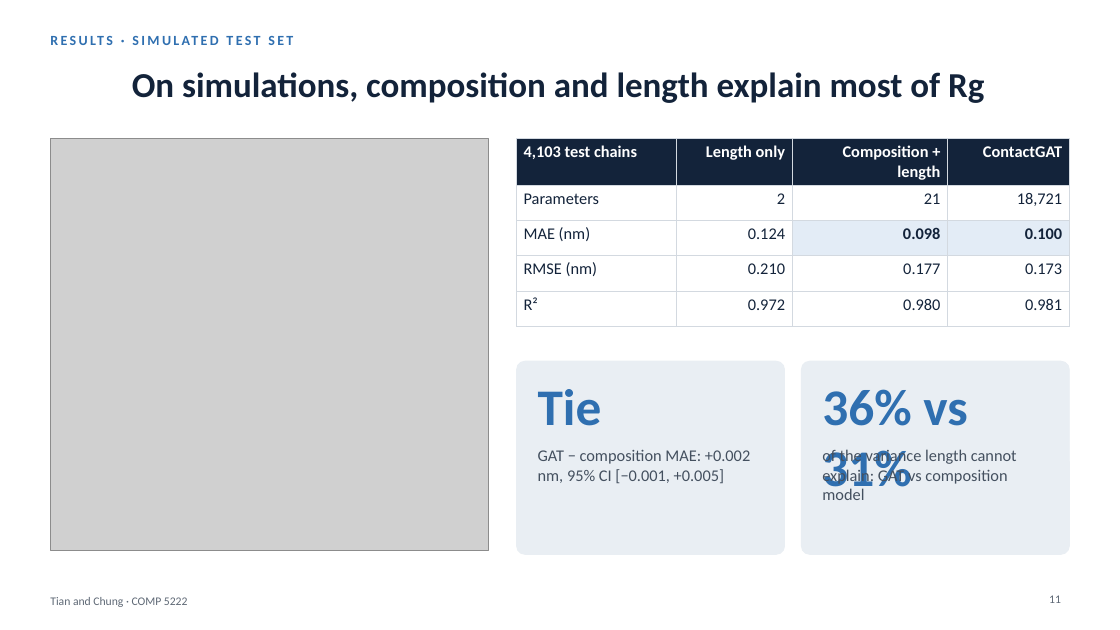
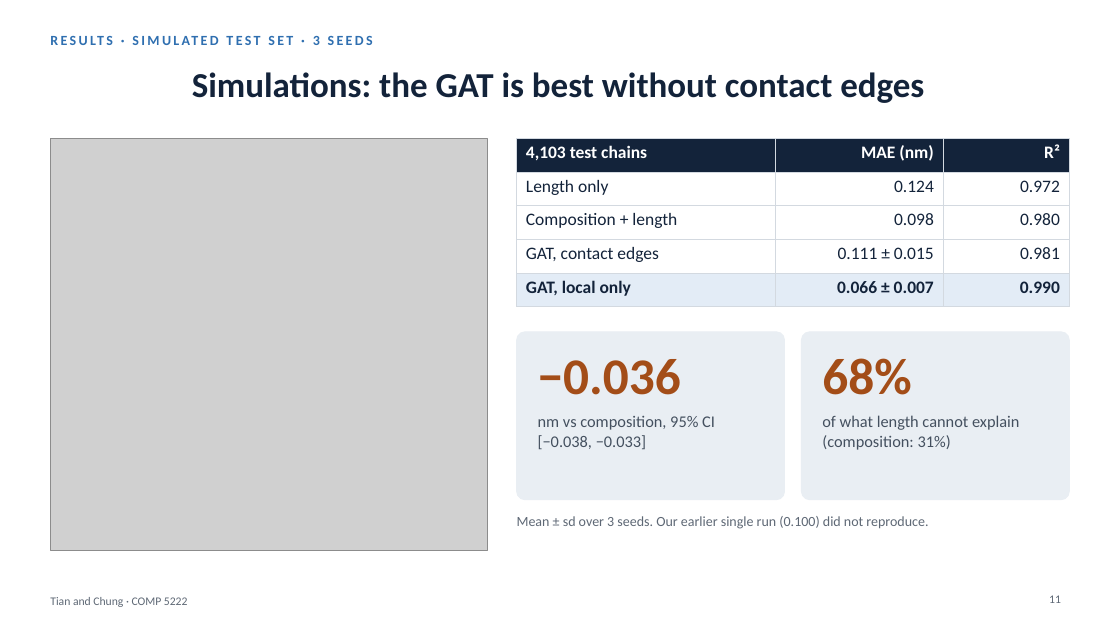
Before and after one commit to Andychung1229/claudev2, a slide deck: slide 11 of comp5222-presentation/ContactGAT_talk.pptx. Drawn at 1120x630 pixels with LibreOffice and Linux fonts; fonts in the diff are those of the drawing; grey boxes stand for pictures. Boxes give left, top, right and bottom in pixels: in the first picture for what was removed or moved away, otherwise in the second. Text is boxed around its words. In the diff, an @@ line names an element or a change of style, - is before the commit and + after.

```diff
--- a/comp5222-presentation/ContactGAT_talk.pptx
+++ b/comp5222-presentation/ContactGAT_talk.pptx
@@ text at (313,36,320,45): text changed @@
-RESULTS · SIMULATED TEST SET
+RESULTS · SIMULATED TEST SET · 3 SEEDS
@@ title at (192,72,924,103): text changed @@
-On simulations, composition and length explain most of Rg
+Simulations: the GAT is best without contact edges
@@ table at (517,139,1070,300) @@
-column 1: 4,103 test chains | Parameters | MAE (nm) | RMSE (nm) | R²
-column 2: Length only | 2 | 0.124 | 0.210 | 0.972
-column 3: Composition + length | 21 | 0.098 | 0.177 | 0.980
-column 4: ContactGAT | 18,721 | 0.100 | 0.173 | 0.981
+column 1: 4,103 test chains | Length only | Composition + length | GAT, contact edges | GAT, local only
+column 2: MAE (nm) | 0.124 | 0.098 | 0.111 ± 0.015 | 0.066 ± 0.007
+column 3: R² | 0.972 | 0.980 | 0.981 | 0.990
@@ rounded rectangle: place and size @@
-rounded rectangle at (517,361,785,555)
+rounded rectangle at (517,332,785,500)
@@ rounded rectangle at (517,332,785,500): proportions changed @@
@@ text at (538,359,681,395): text changed; text colour #2F6FB0 to #A34D18 @@
-Tie
+−0.036
@@ rounded rectangle at (802,332,1070,500): proportions changed @@
@@ rounded rectangle: place and size @@
-rounded rectangle at (802,361,1070,555)
+rounded rectangle at (802,332,1070,500)
@@ text at (822,358,911,395): text changed; text colour #2F6FB0 to #A34D18 @@
-36% vs 31%
+68%
@@ text at (538,416,715,449): text changed @@
-GAT − composition MAE: +0.002 nm, 95% CI [−0.001, +0.005]
+nm vs composition, 95% CI [−0.038, −0.033]
@@ text at (822,415,1019,450): text changed @@
-of the variance length cannot explain: GAT vs composition model
+of what length cannot explain (composition: 31%)
@@ text added at (517,516,928,529), 12 pt, text #5E6875 @@
+Mean ± sd over 3 seeds. Our earlier single run (0.100) did not reproduce.
```
Also in this commit, not shown: 4 other slides changed, 10 other files.
